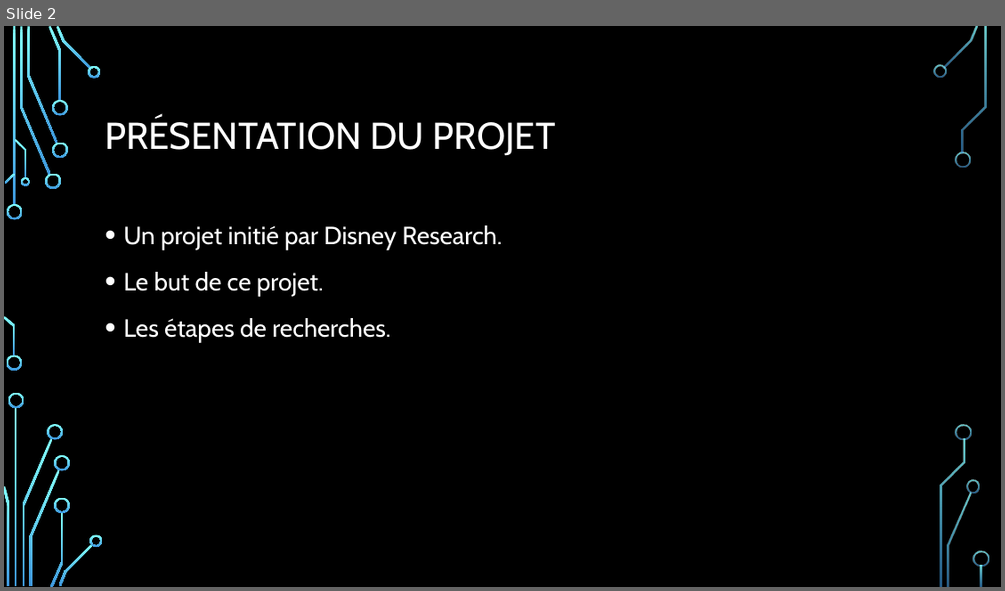
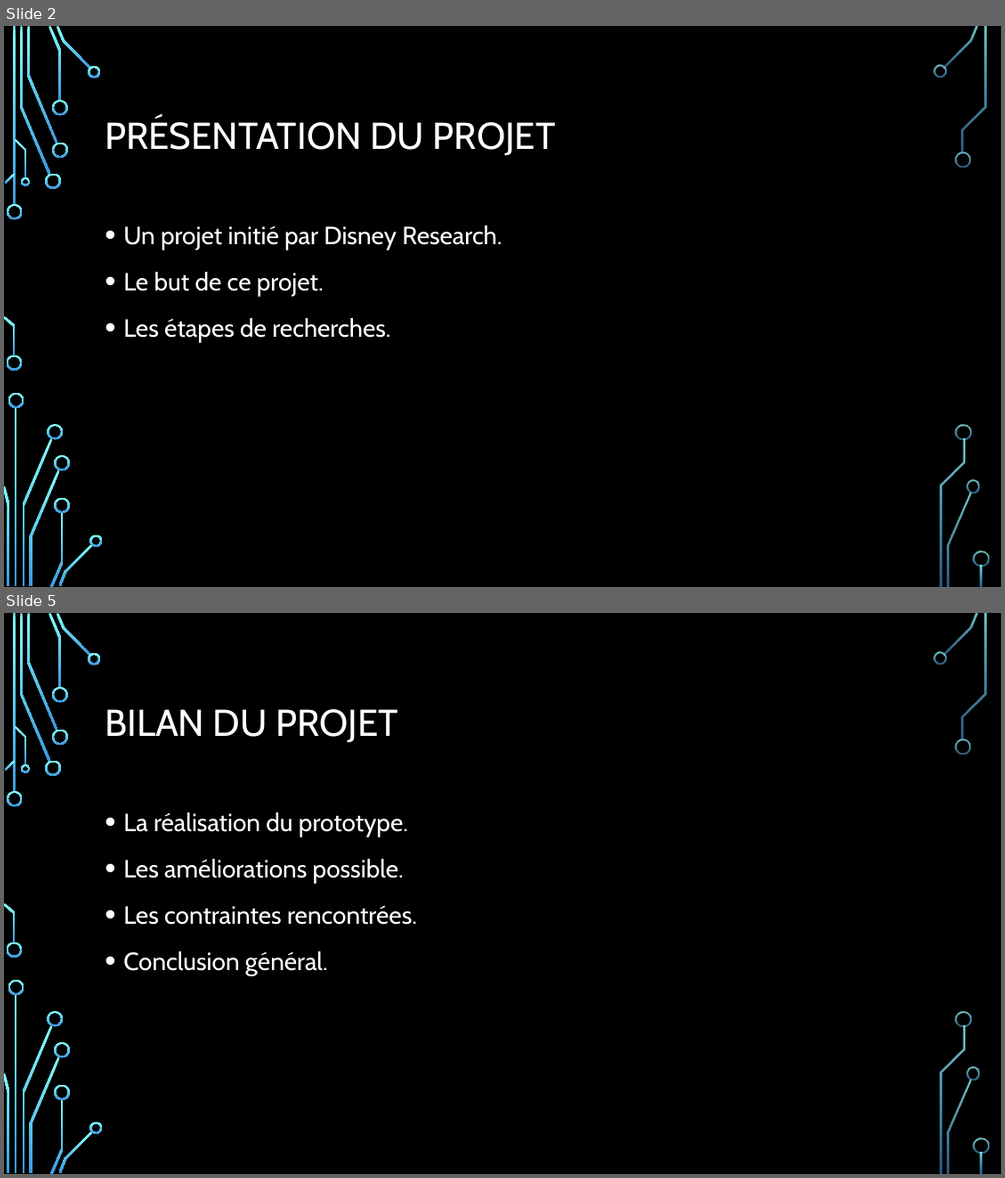
Before and after one commit to AE-L/Projet-SmartPatate, a slide deck: Projet smart-patate.pptx. Shown one above the other, each under a label of ours: slide 2 before the commit, slides 2 and 5 after it; the slides between them are not shown. The pictures are 1005x591 and 1005x1178 pixels, drawn with LibreOffice and Linux fonts; fonts in the diff are those of the drawing; background and template pictures are left out. Boxes give left, top, right and bottom in pixels: in the first picture for what was removed or moved away, otherwise in the second. Text is boxed around its words. In the diff, an @@ line names an element or a change of style, - is before the commit and + after.

Commit message:
projet smart patate 2

```diff
--- a/Projet smart-patate.pptx
+++ b/Projet smart-patate.pptx
@@ slide 5 added at (x1=4, y1=613, x2=1001, y2=1174), background picture (left out); not listed: 36 template elements that a slide beside it also shows @@
@@ title added at (x1=105, y1=709, x2=398, y2=743), 36 pt, text #FFFFFF @@
+BILAN DU PROJET
@@ text added at (x1=123, y1=812, x2=417, y2=976), 24 pt, text #FFFFFF @@
+• La réalisation du prototype.
+• Les améliorations possible.
+• Les contraintes rencontrées.
+• Conclusion général.
```
Also in this commit, not shown: 2 other slides added.
